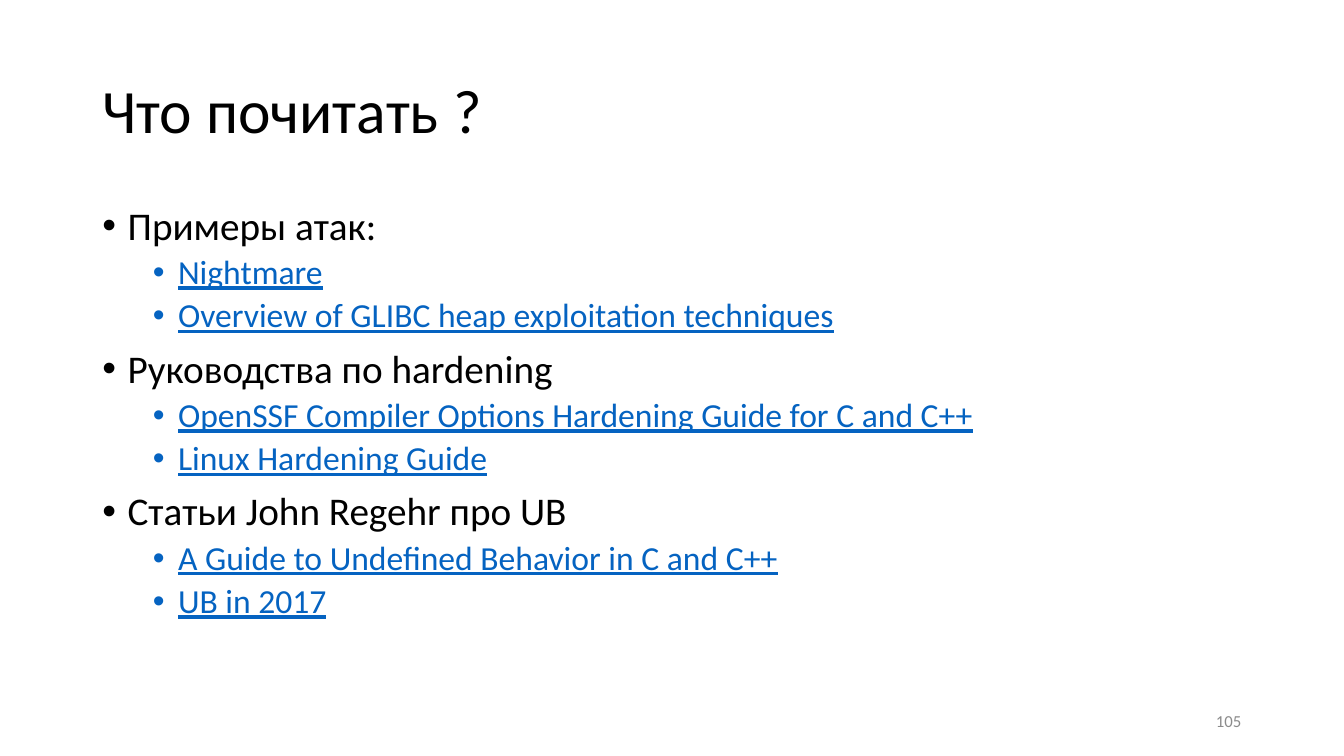
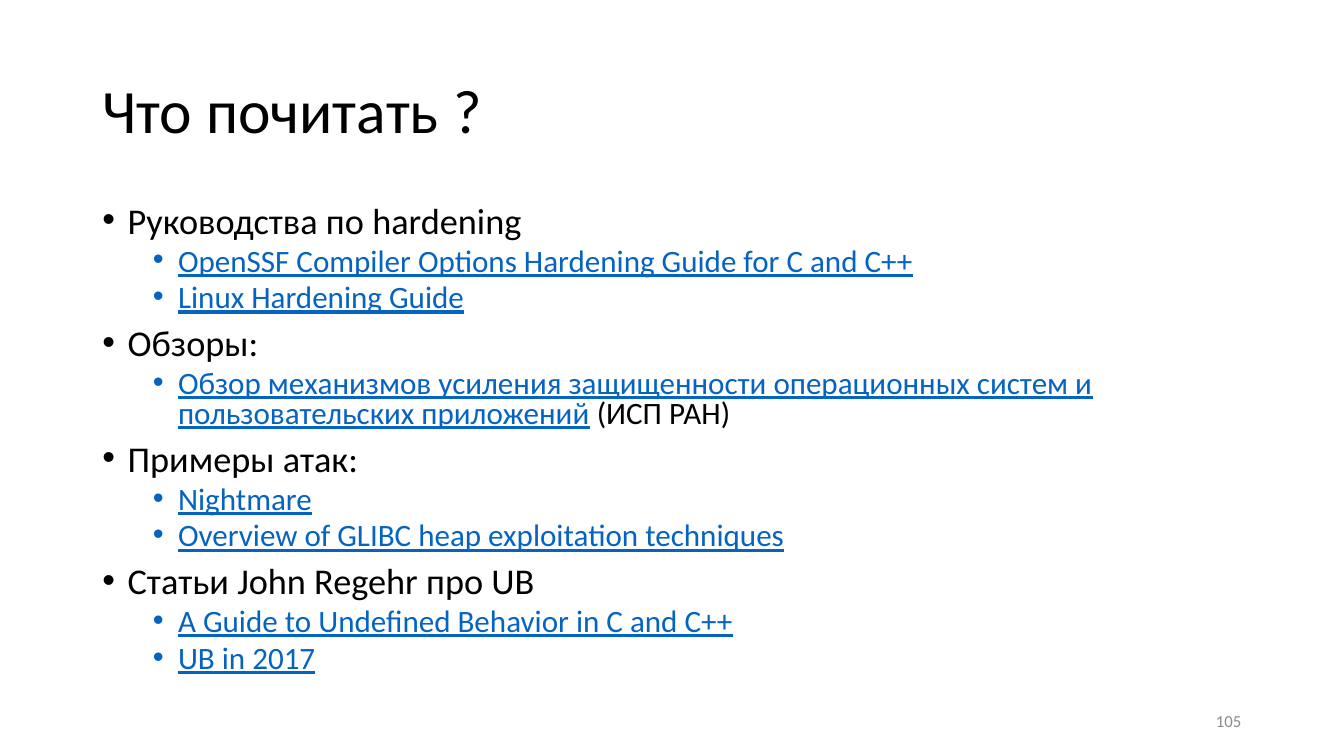
Before and after one commit to yugr/slides, a slide deck: slide 105 of CppZeroCost/2025/RU.pptx. Drawn at 1344x756 pixels with LibreOffice and Linux fonts; fonts in the diff are those of the drawing. Boxes give left, top, right and bottom in pixels: in the first picture for what was removed or moved away, otherwise in the second. Text is boxed around its words. In the diff, an @@ line names an element or a change of style, - is before the commit and + after.

```diff
--- a/CppZeroCost/2025/RU.pptx
+++ b/CppZeroCost/2025/RU.pptx
@@ text at <box>128,208,1092,429</box>: paragraphs added @@
+• Руководства по hardening
+  • OpenSSF Compiler Options Hardening Guide for C and C++
+  • Linux Hardening Guide
+• Обзоры:
+  • Обзор механизмов усиления защищенности операционных систем и пользовательских приложений (ИСП РАН)
@@ text at <box>128,355,973,476</box>: paragraphs removed @@
-• Руководства по hardening
-  • OpenSSF Compiler Options Hardening Guide for C and C++
-  • Linux Hardening Guide
@@ text at <box>128,448,784,674</box>: size 28 to 25.9 pt in "Примеры атак:", "Статьи John Regehr про UB"; size 24 to 22.2 pt in "Nightmare", "Overview of GLIBC heap exploitation techniques", "A Guide to Undefined Behavior in C ...", "UB in 2017"; line spacing 0.9 to 0.8 @@
```
Also in this commit, not shown: 1 other slide changed, 2 other files.
